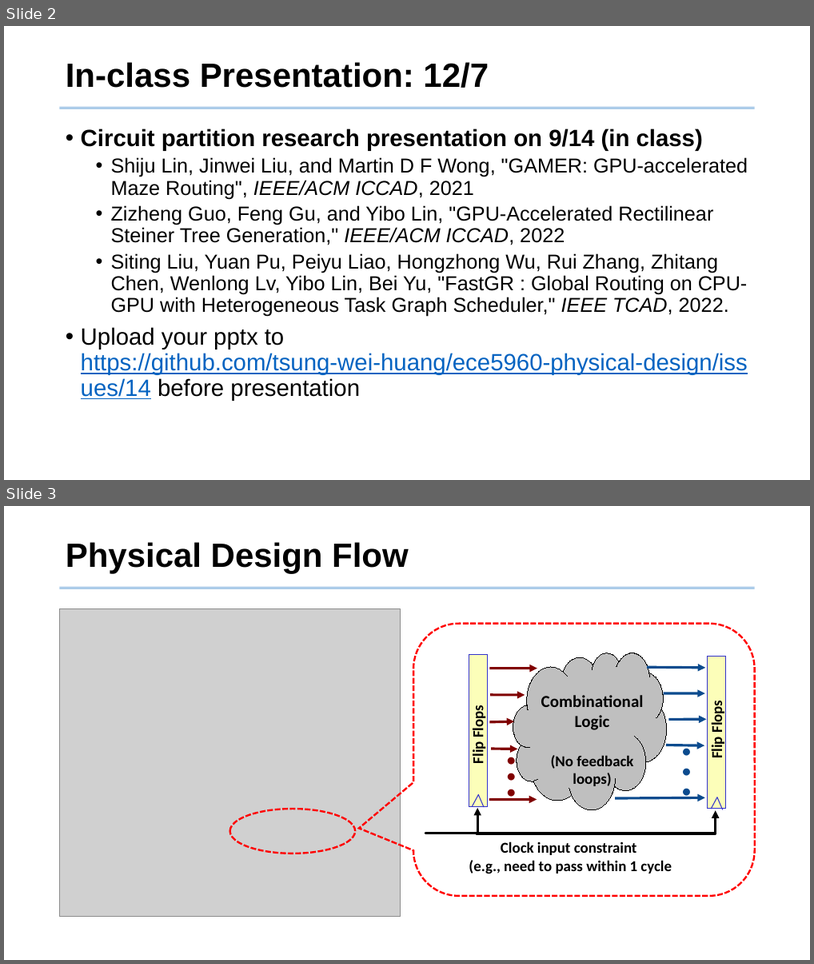
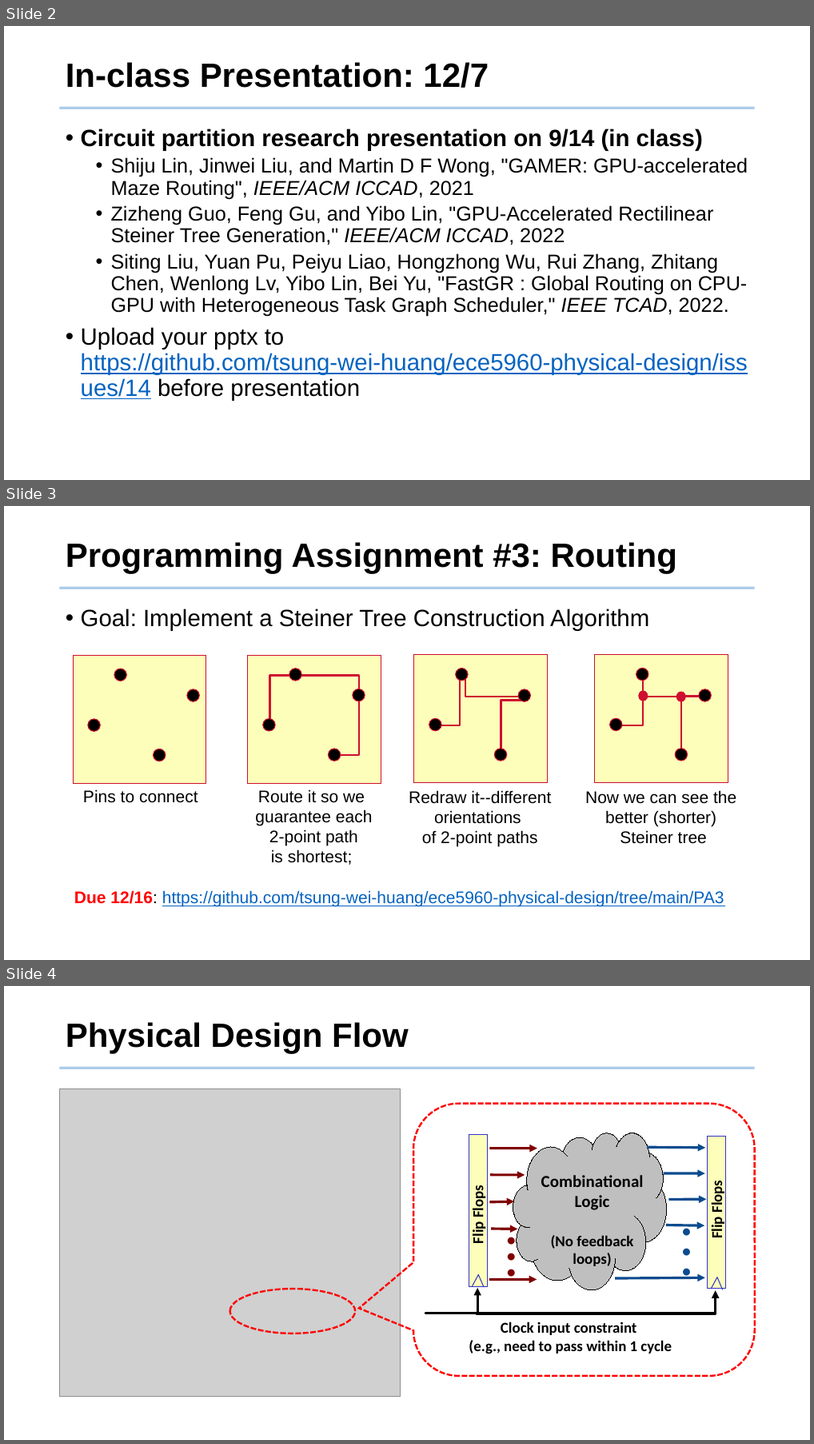
Before and after one commit to tsung-wei-huang/ece5960-physical-design, a slide deck: Lectures/lecture19.pptx. Shown one above the other, each under a label of ours: slides 2 and 3 before the commit, slides 2, 3 and 4 after it. The pictures are 814x964 and 814x1444 pixels, drawn with LibreOffice and Linux fonts; fonts in the diff are those of the drawing; grey boxes stand for pictures; background and template pictures are left out. Boxes give left, top, right and bottom in pixels: in the first picture for what was removed or moved away, otherwise in the second. Text is boxed around its words. In the diff, an @@ line names an element or a change of style, - is before the commit and + after.

```diff
--- a/Lectures/lecture19.pptx
+++ b/Lectures/lecture19.pptx
@@ slide 3 added at (4, 506, 810, 960), background #FFFFFF; not listed: 1 template element that a slide beside it also shows @@
@@ title added at (66, 542, 678, 574), 40 pt, text #000000, bold @@
+Programming Assignment #3: Routing
@@ text added at (81, 608, 650, 631), 28 pt, text #000000 @@
+• Goal: Implement a Steiner Tree Construction Algorithm
@@ rectangle added at (73, 656, 206, 784), fill #FCFEB9, outline #CF0E30 1 pt @@
@@ ellipse added at (114, 668, 126, 681), fill #000000, outline #CF0E30 1 pt @@
@@ ellipse added at (187, 689, 199, 701), fill #000000, outline #CF0E30 1 pt @@
@@ group added at (586, 655, 737, 844): 6 ellipses, 3 freeform shapes, 1 rectangle, 1 text @@
+Now we can see the
+better (shorter)
+Steiner tree
@@ ellipse added at (88, 719, 100, 731), fill #000000, outline #CF0E30 1 pt @@
@@ ellipse added at (154, 748, 166, 760), fill #000000, outline #CF0E30 1 pt @@
@@ group added at (248, 655, 381, 864): 4 ellipses, 1 rectangle, 1 freeform shape, 1 text @@
+Route it so we
+guarantee each
+2-point path
+is shortest;
@@ group added at (409, 655, 551, 847): 4 ellipses, 3 freeform shapes, 1 rectangle, 1 text @@
+Redraw it--different
+orientations
+of 2-point paths
@@ text added at (83, 789, 198, 803), 20 pt, text #000000 @@
+Pins to connect
@@ text added at (74, 890, 725, 907), 20 pt, text #0563C1, underline @@
+Due 12/16: https://github.com/tsung-wei-huang/ece5960-physical-design/tree/main/PA3
@@ what was slide 3 is now slide 4 @@
```
Also in this commit, not shown: 1 slide changed, 14 other files.
